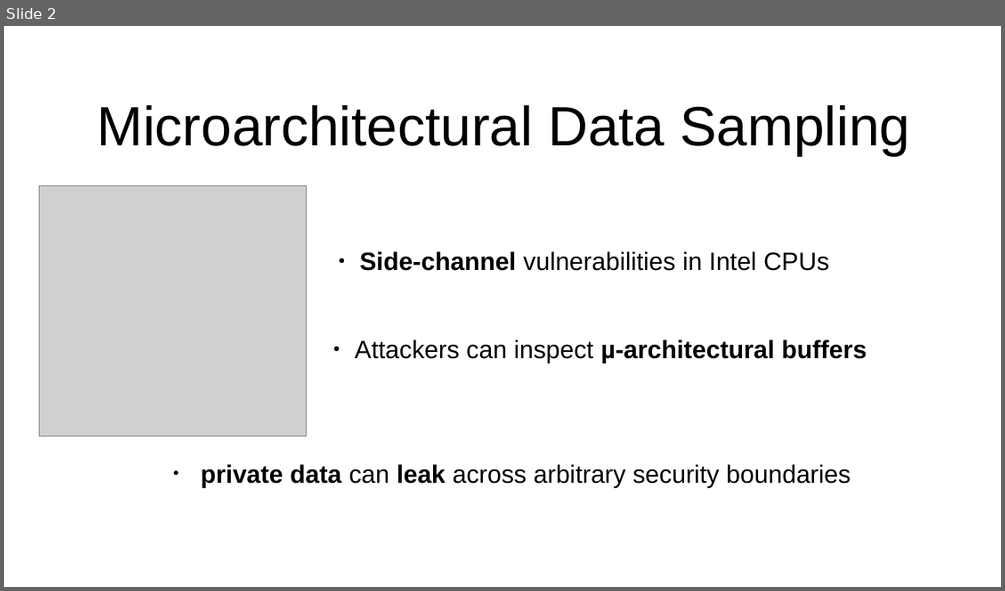
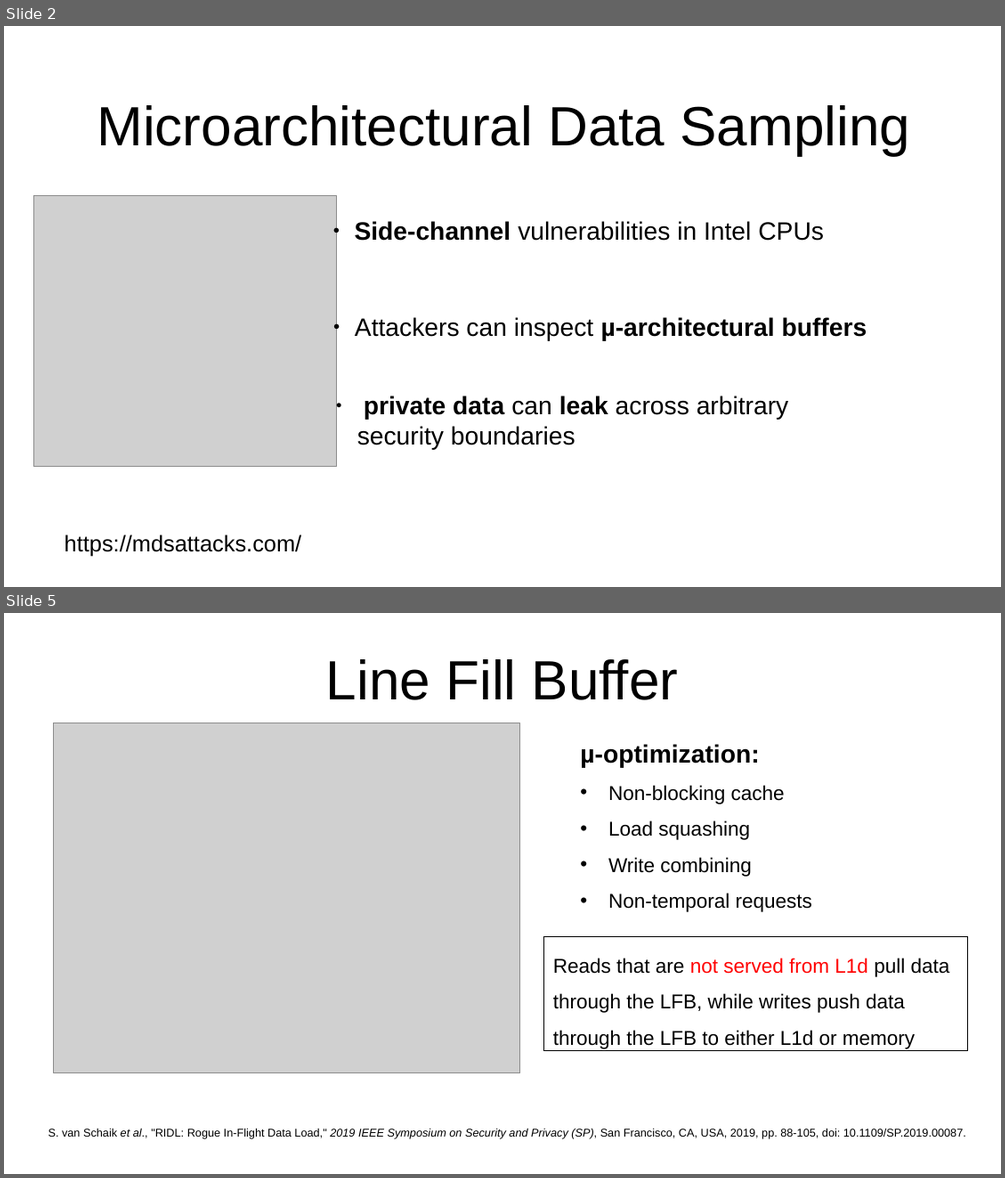
Before and after one commit to Rijndael99/hw_vulnerabilities, a slide deck: presentation1.pptx. Shown one above the other, each under a label of ours: slide 2 before the commit, slides 2 and 5 after it; the slides between them are not shown. The pictures are 1005x591 and 1005x1178 pixels, drawn with LibreOffice and Linux fonts; fonts in the diff are those of the drawing; grey boxes stand for pictures. Boxes give left, top, right and bottom in pixels: in the first picture for what was removed or moved away, otherwise in the second. Text is boxed around its words. In the diff, an @@ line names an element or a change of style, - is before the commit and + after.

Commit message:
added slide on RIDL and crosstalk behaveour

```diff
--- a/presentation1.pptx
+++ b/presentation1.pptx
@@ slide 5 added at [4, 613, 1001, 1174], background #FFFFFF @@
@@ title added at [326, 659, 678, 700], 44 pt, text #000000 @@
+Line Fill Buffer
@@ picture added at [54, 723, 520, 1073] @@
@@ text added at [580, 744, 812, 912], 16 pt, text #000000 @@
+µ-optimization:
+• Non-blocking cache
+• Load squashing
+• Write combining
+• Non-temporal requests
@@ rectangle added at [544, 937, 967, 1051], outline #000000 0.75 pt, 16 pt, text #000000 @@
+Reads that are not served from L1d pull data through the LFB, while writes push data through the LFB to either L1d or memory
@@ text added at [48, 1127, 966, 1138], 9 pt, text #000000 @@
+S. van Schaik et al., "RIDL: Rogue In-Flight Data Load," 2019 IEEE Symposium on Security and Privacy (SP), San Francisco, CA, USA, 2019, pp. 88-105, doi: 10.1109/SP.2019.00087.
@@ slide 2 changed as well @@
@@ picture: place and size @@
-picture at [40, 186, 306, 435]
+picture at [34, 195, 337, 466]
@@ text "Side-channel vulnerabilities in Intel CPUs": place and size @@
-text "Side-channel vulnerabilities in Intel CPUs" at [360, 251, 829, 271]
+text "Side-channel vulnerabilities in Intel CPUs" at [355, 221, 824, 240]
@@ text "Attackers can inspect µ-architectural buffers": place and size @@
-text "Attackers can inspect µ-architectural buffers" at [355, 339, 867, 363]
+text "Attackers can inspect µ-architectural buffers" at [355, 317, 867, 341]
@@ text "private data can leak across ..." rewrapped from [201, 464, 850, 488] to [357, 395, 789, 450] @@
@@ text added at [65, 534, 302, 556], 18 pt, text #000000 @@
+https://mdsattacks.com/
```
Also in this commit, not shown: 1 other slide changed, 6 other slides added, 1 slide removed, 1 other file.
